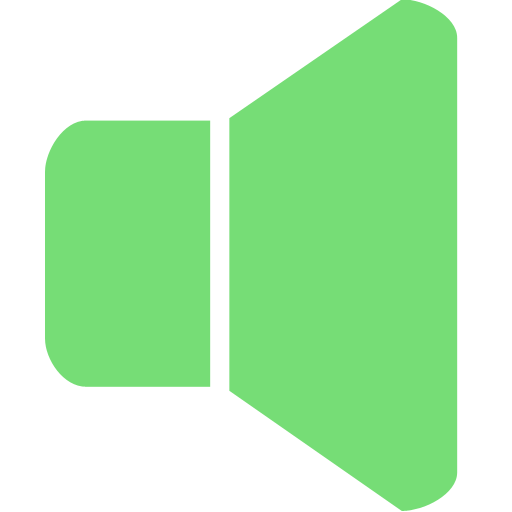
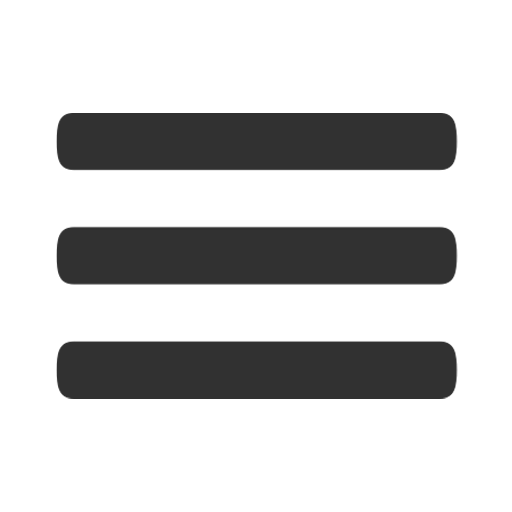
Before/after of a 512 x 512 layered artwork. What changed in the layer stack:
added layer "menu.svg" above "sound copy 4" over (56, 113, 458, 399)
hid "sound copy 4" over (45, 0, 458, 511)
